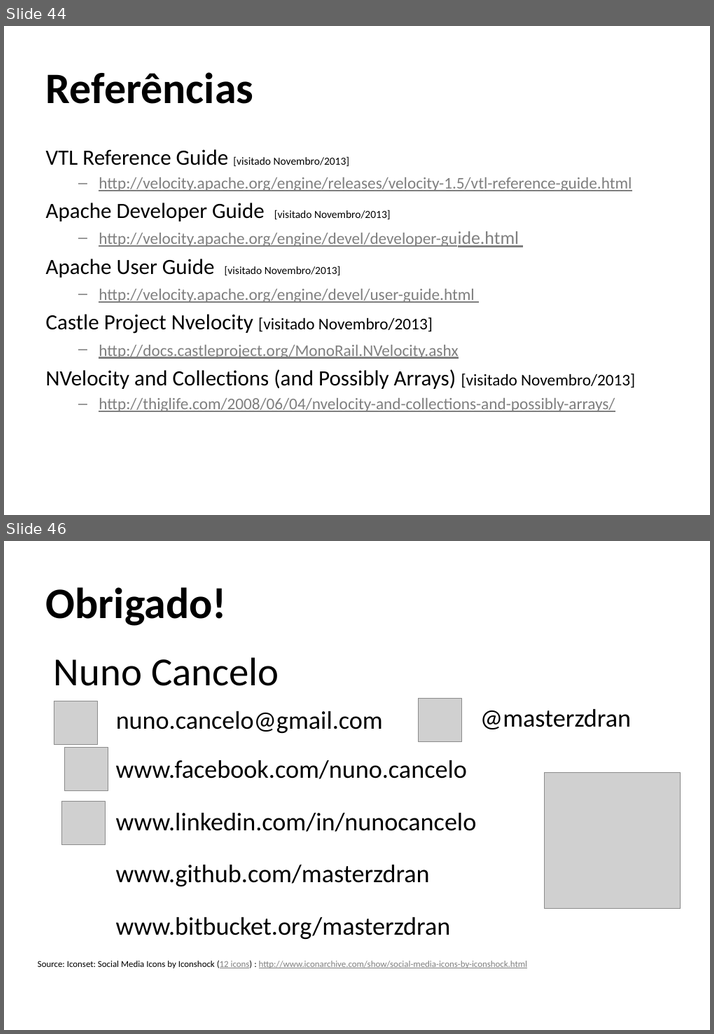
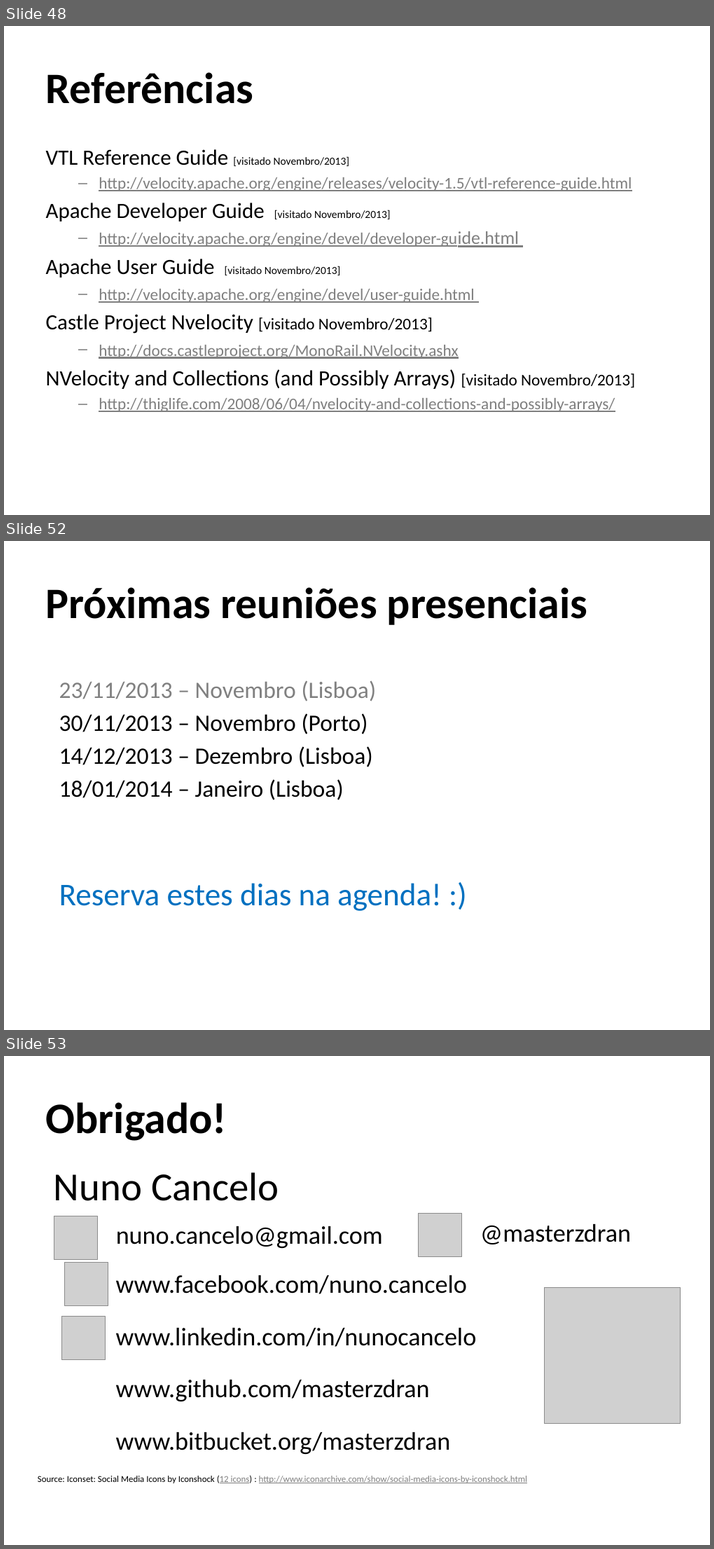
Before and after one commit to masterzdran/netponto-nvelocity, a slide deck: doc/NetPontoNVelocity.pptx. Shown one above the other, each under a label of ours: slides 44 and 46 before the commit, slides 48, 52 and 53 after it; the slides between them are not shown. The pictures are 714x1034 and 714x1549 pixels, drawn with LibreOffice and Linux fonts; fonts in the diff are those of the drawing; grey boxes stand for pictures; background and template pictures are left out. Boxes give left, top, right and bottom in pixels: in the first picture for what was removed or moved away, otherwise in the second. Text is boxed around its words. In the diff, an @@ line names an element or a change of style, - is before the commit and + after.

```diff
--- a/doc/NetPontoNVelocity.pptx
+++ b/doc/NetPontoNVelocity.pptx
@@ slide 52 added at bbox=[4, 541, 710, 1030], background picture (left out) @@
@@ title added at bbox=[46, 587, 587, 625], 48 pt, text #000000, bold @@
+Próximas reuniões presenciais
@@ text added at bbox=[59, 680, 442, 911], 26 pt, text #000000 @@
+23/11/2013 – Novembro (Lisboa)
+30/11/2013 – Novembro (Porto)
+14/12/2013 – Dezembro (Lisboa)
+18/01/2014 – Janeiro (Lisboa)
+Reserva estes dias na agenda! :)
@@ what was slide 44 is now slide 48 @@
@@ what was slide 46 is now slide 53 @@
```
Also in this commit, not shown: 7 other slides added, 1 slide removed, 1 other file.
